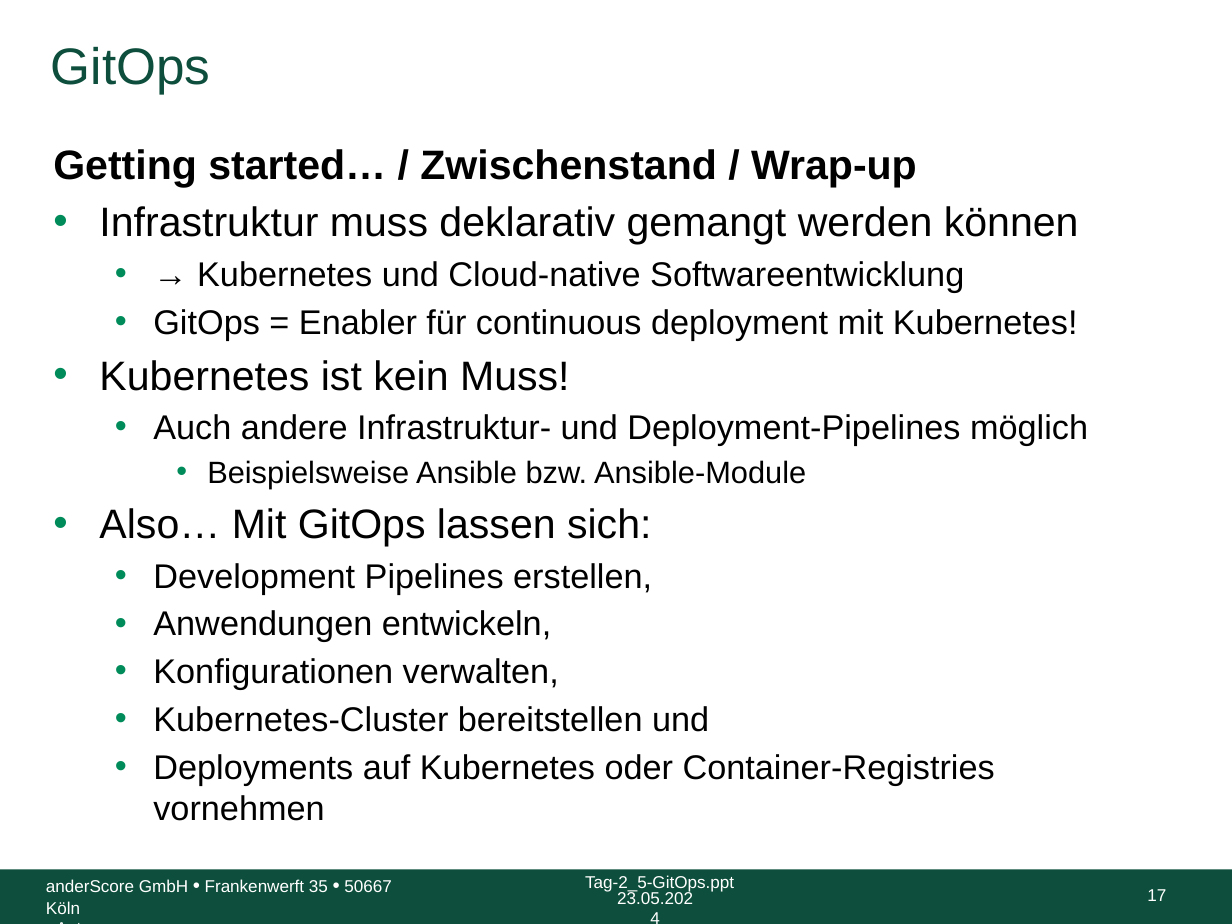
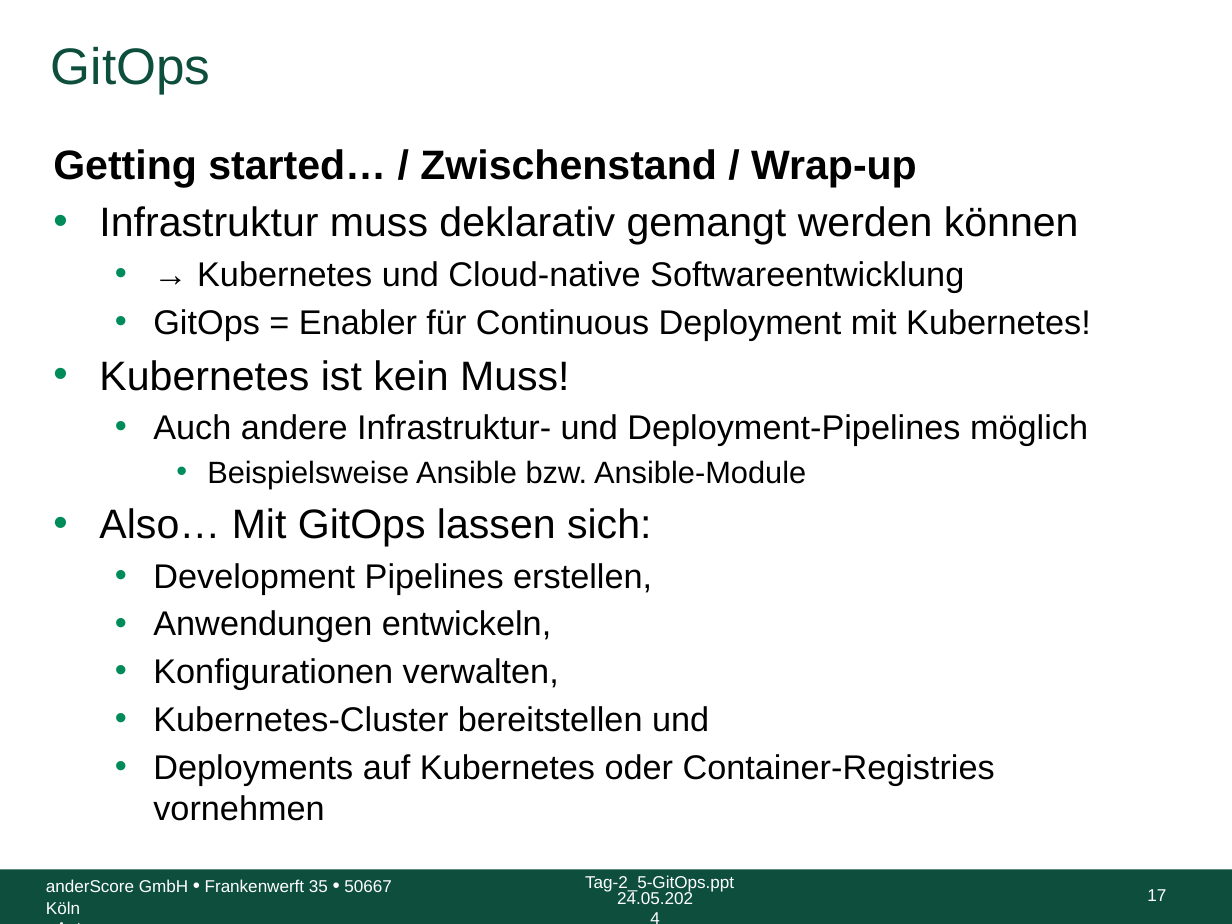
Before and after one commit to anderscore-gmbh/gitlab, a slide deck: slide 17 of slides/Tag-2_5-GitOps.pptx. Drawn at 1232x924 pixels with LibreOffice and Linux fonts; fonts in the diff are those of the drawing; background and template pictures are left out. Boxes give left, top, right and bottom in pixels: in the first picture for what was removed or moved away, otherwise in the second. Text is boxed around its words. In the diff, an @@ line names an element or a change of style, - is before the commit and + after.

```diff
--- a/slides/Tag-2_5-GitOps.pptx
+++ b/slides/Tag-2_5-GitOps.pptx
@@ text at [153, 309, 1091, 340]: text changed @@
-  • GitOps = Enabler für continuous deployment mit Kubernetes!
+  • GitOps = Enabler für Continuous Deployment mit Kubernetes!
@@ text at [617, 890, 693, 904]: text changed @@
-23.05.2024
+24.05.2024
```
Also in this commit, not shown: 18 other slides changed, 5 slides added, 1 other file.
